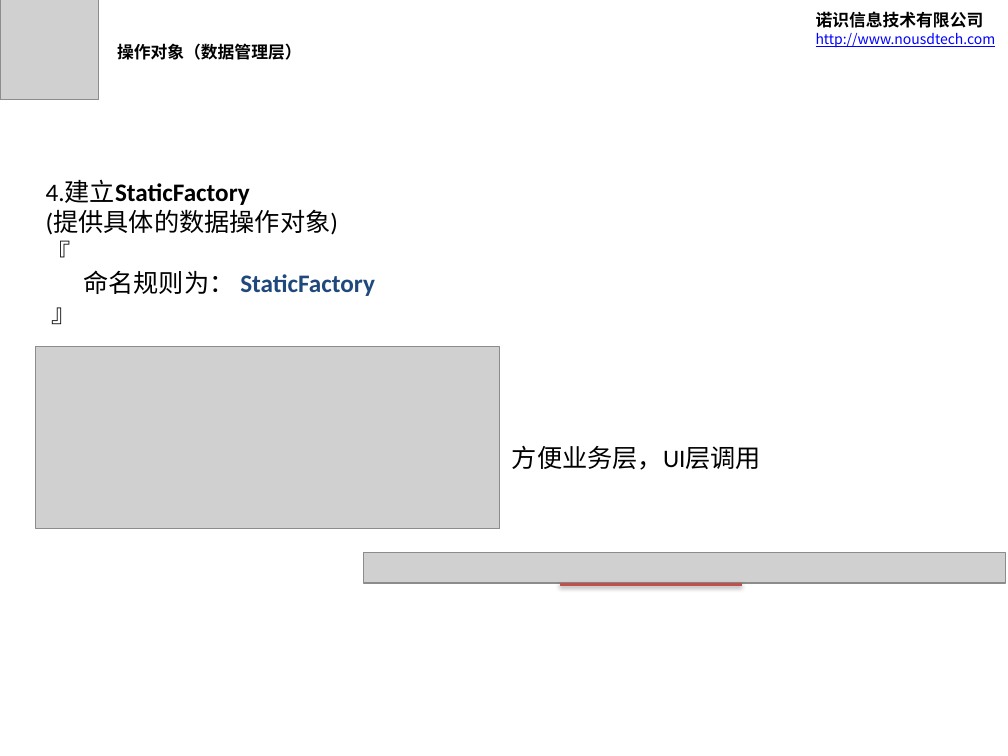
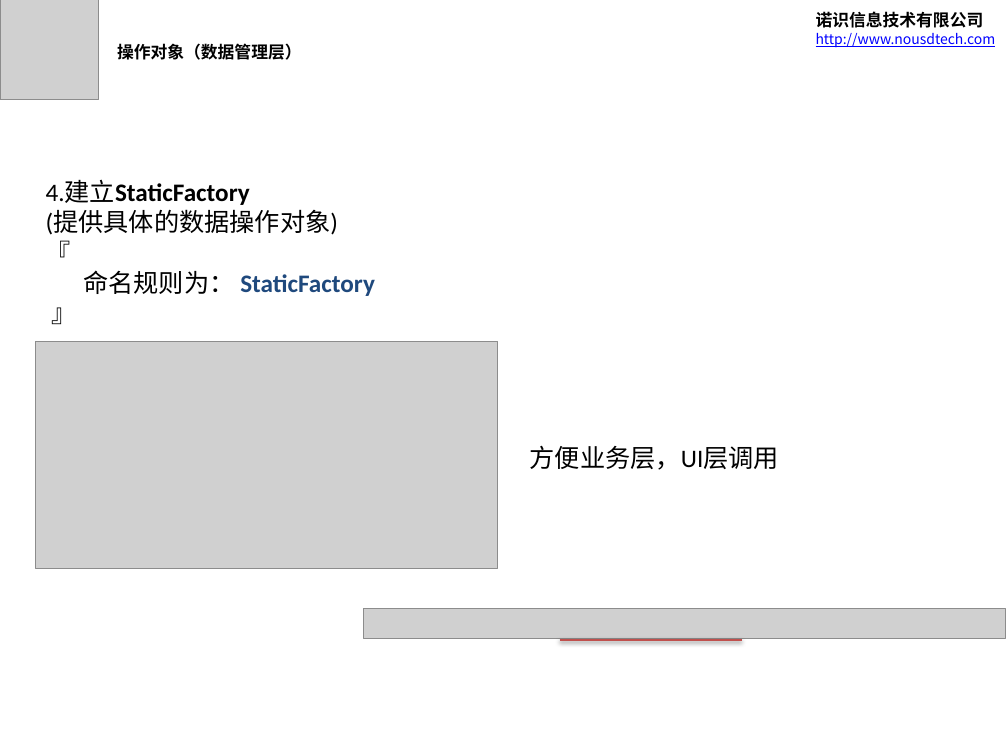
Before and after one commit to cbf107/DataCampus, a slide deck: slide 11 of 开发包/develop.ppsx. Drawn at 1008x756 pixels with LibreOffice and Linux fonts; fonts in the diff are those of the drawing; grey boxes stand for pictures; background and template pictures are left out. Boxes give left, top, right and bottom in pixels: in the first picture for what was removed or moved away, otherwise in the second. Text is boxed around its words. In the diff, an @@ line names an element or a change of style, - is before the commit and + after.

Commit message:
修正develop.ppsx中静态工厂用属性的部分

```diff
--- a/开发包/develop.ppsx
+++ b/开发包/develop.ppsx
@@ picture: place and size @@
-picture at box(35, 346, 499, 528)
+picture at box(35, 341, 498, 569)
@@ text "方便业务层，UI层调用": place and size @@
-text "方便业务层，UI层调用" at box(512, 446, 761, 470)
+text "方便业务层，UI层调用" at box(530, 446, 779, 470)
@@ picture: place and size @@
-picture at box(364, 552, 1005, 583)
+picture at box(364, 608, 1005, 638)
@@ line moved from (559, 585) - (742, 585) to (559, 640) - (742, 640) @@
```
